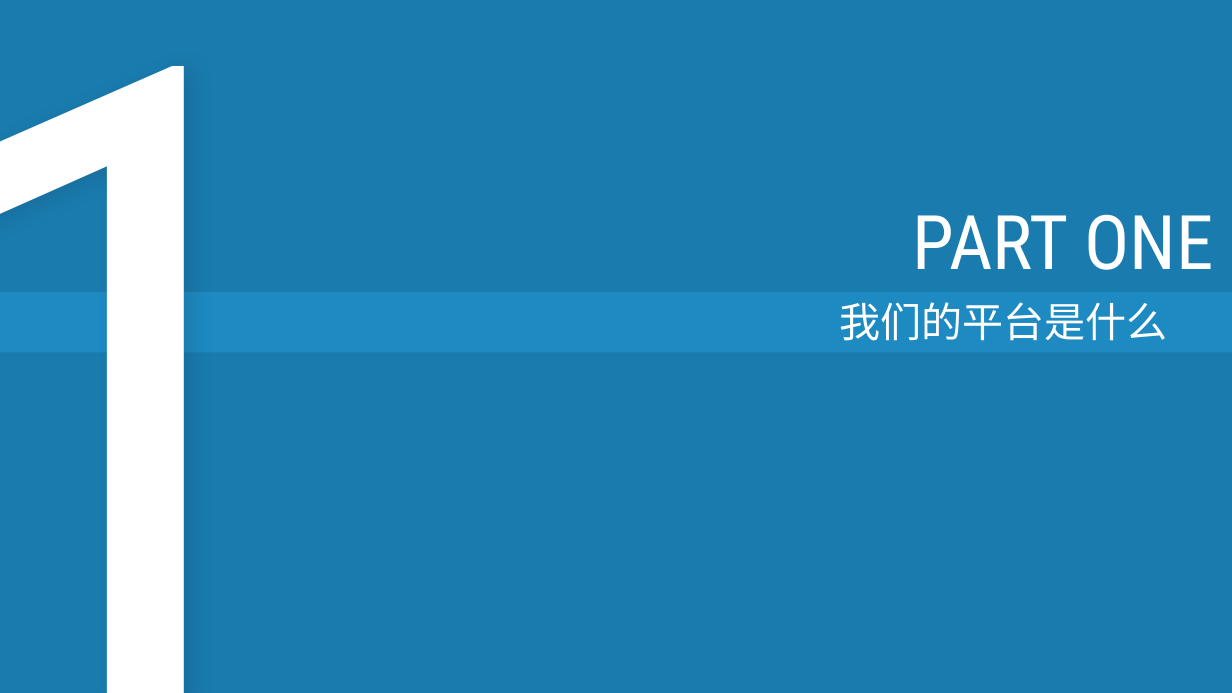
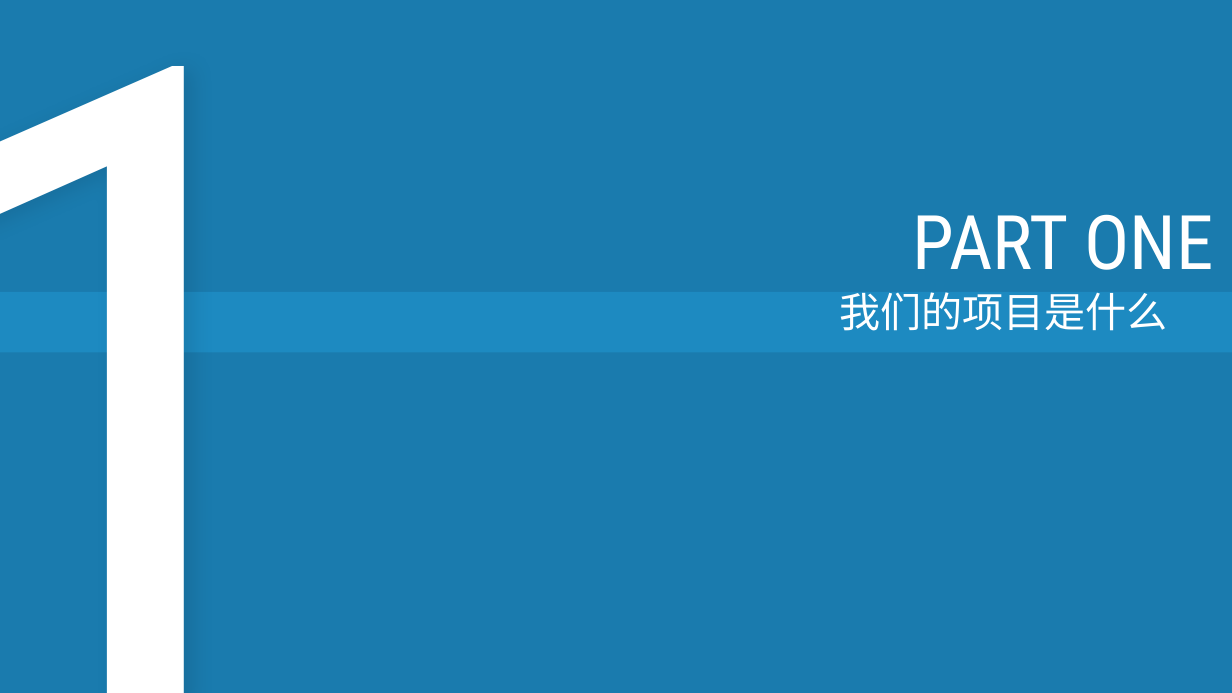
Before and after one commit to Novemser/calabashbrothersfight, a slide deck: slide 3 of presentation.pptx. Drawn at 1232x693 pixels with LibreOffice and Linux fonts; fonts in the diff are those of the drawing. Boxes give left, top, right and bottom in pixels: in the first picture for what was removed or moved away, otherwise in the second. Text is boxed around its words. In the diff, an @@ line names an element or a change of style, - is before the commit and + after.

```diff
--- a/presentation.pptx
+++ b/presentation.pptx
@@ text at box(839, 292, 1168, 331): text changed @@
-我们的平台是什么
+我们的项目是什么
```
Also in this commit, not shown: 1 other slide changed.
